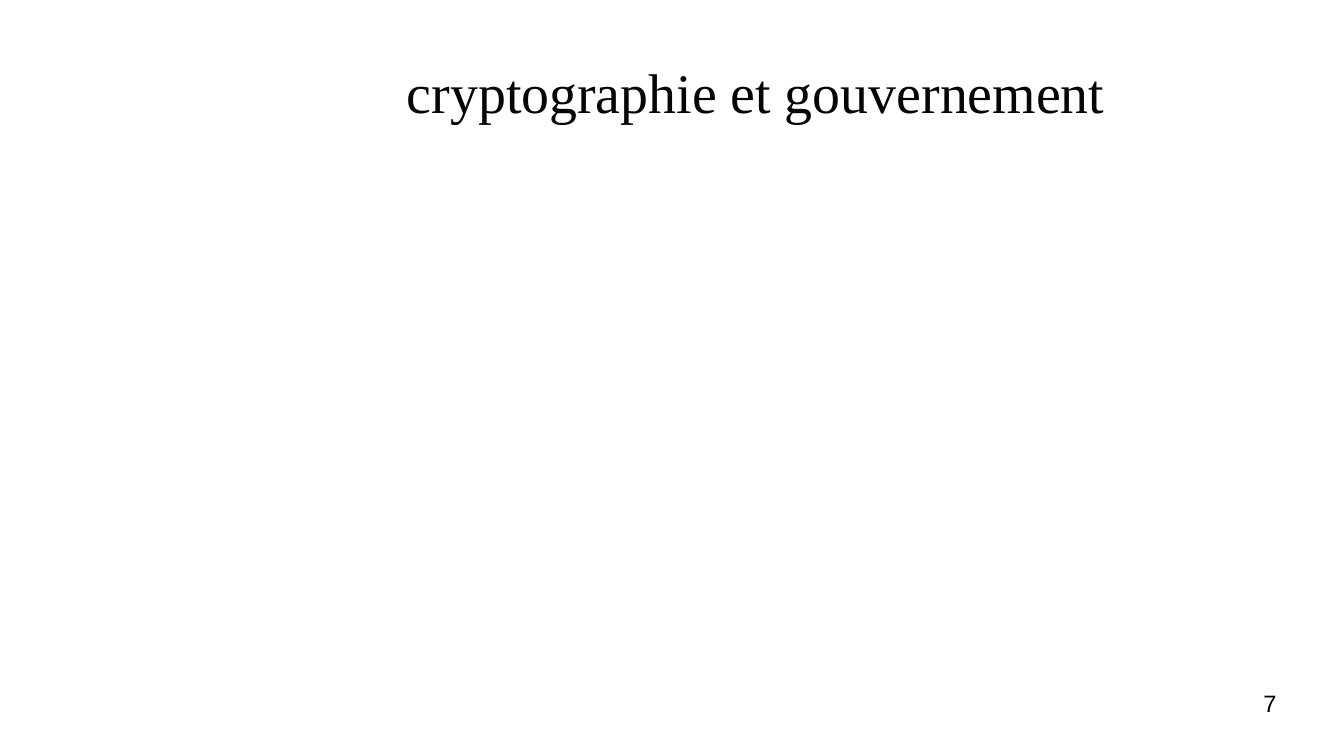
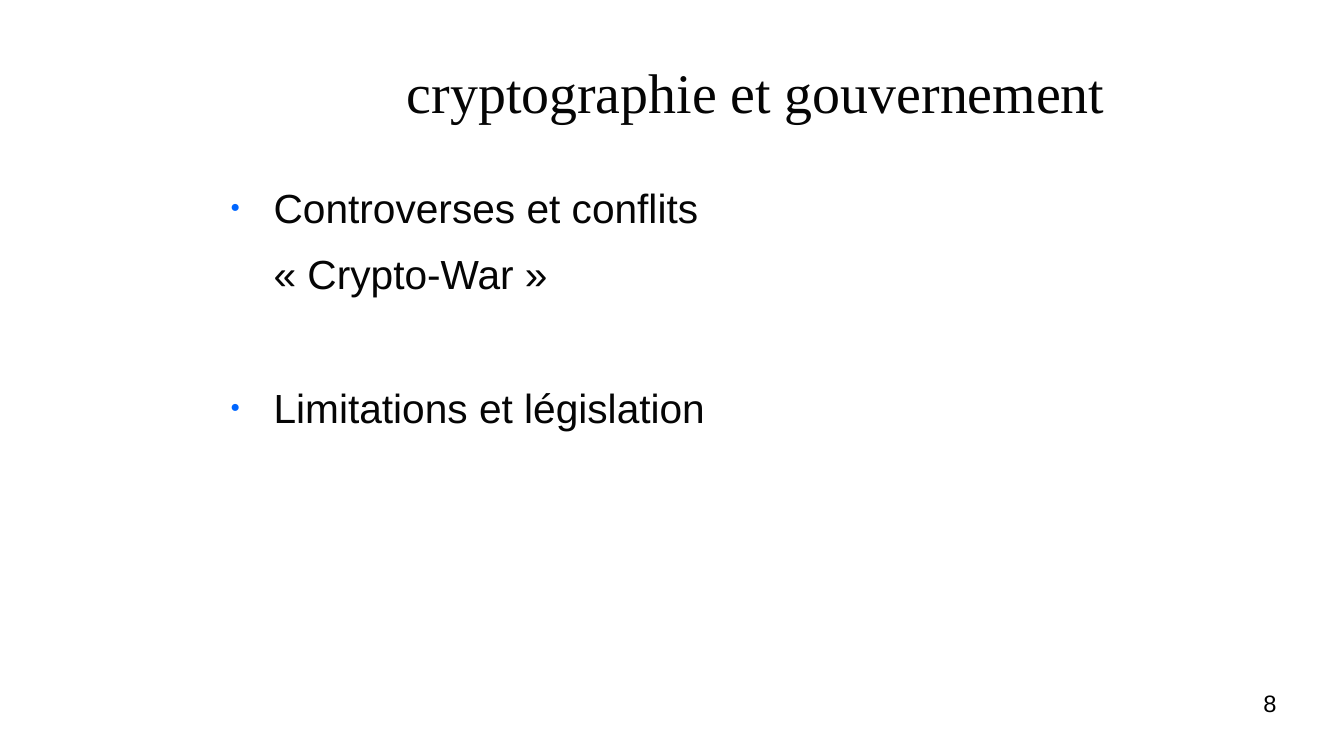
Before and after one commit to vinhphuctr/ASPE, a slide deck: slide 8 of communication/crypto.odp (slide 7 before the commit). Drawn at 1344x756 pixels with LibreOffice and Linux fonts; fonts in the diff are those of the drawing; background and template pictures are left out. Boxes give left, top, right and bottom in pixels: in the first picture for what was removed or moved away, otherwise in the second. Text is boxed around its words. In the diff, an @@ line names an element or a change of style, - is before the commit and + after.

```diff
--- a/communication/crypto.odp
+++ b/communication/crypto.odp
@@ text added at (274,193,705,430), 24 pt, text #050505 @@
+● Controverses et conflits
+« Crypto-War »
+● Limitations et législation
@@ page number at (1263,695,1276,713): text changed @@
-7
+8
```
Also in this commit, not shown: 1 other slide changed, 3 slides added, 2 slides removed, 1 other file.
